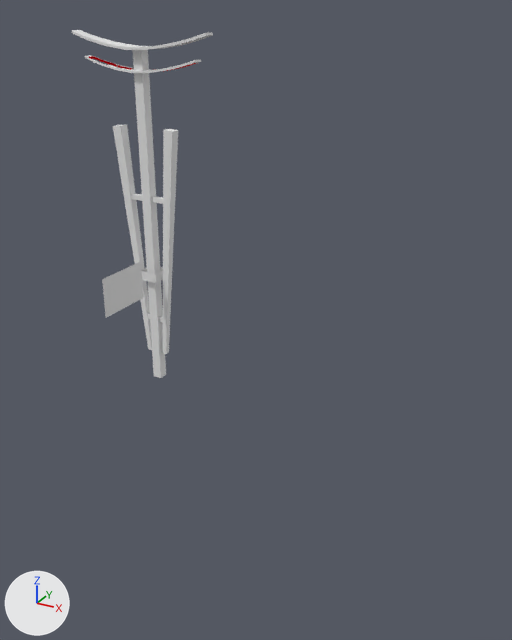
The Blender file Props/StreetLights.blend as it was, and as the next commit left it.
The view is the same before and after, from a 50 mm lens placed at (4.32, -5.63, 3.75), pointed at (1.74, -0.95, 1.4). Arrows for +X, +Y and +Z are at lower left; the lights stay in place.

Before the edit, the objects in view are built like this:
```python
me_cube_001_cube_001 = bpy.data.meshes.new('Cube.001_Cube.001')
me_cube_001_cube_001.from_pydata(...)  # 368 vertices, 748 faces; spans x -0.76..0.76, y -0.12..0.12, z 0.0..3.56
# faces by material slot: [96, 652]
me_cube_001_cube_001.materials.append(mat_m_streetslights_lights)  # red #e70005
me_cube_001_cube_001.materials.append(mat_m_streetslights_body)  # white #e7e7e7
me_plane_001_plane_001 = bpy.data.meshes.new('Plane.001_Plane.001')
me_plane_001_plane_001.from_pydata([(0.0, -0.2, 1.4), (0.0, -0.8, 1.4), (0.0, -0.8, 1.0), (0.0, -0.2, 1.0)], [], [(0, 1, 2), (2, 3, 0)])
me_plane_001_plane_001.materials.append(mat_m_streetslights_pannel)  # white #e7e7e7
ob_cube_001_cube_001 = bpy.data.objects.new('Cube.001_Cube.001', me_cube_001_cube_001)
ob_cube_001_cube_001.location = (0.0, 0.0, 0.0)
_m = ob_cube_001_cube_001.modifiers.new('Triangulate', 'TRIANGULATE')
ob_plane_001_plane_001 = bpy.data.objects.new('Plane.001_Plane.001', me_plane_001_plane_001)
ob_plane_001_plane_001.location = (0.0, 0.0, 0.0)
_m = ob_plane_001_plane_001.modifiers.new('Triangulate', 'TRIANGULATE')
```
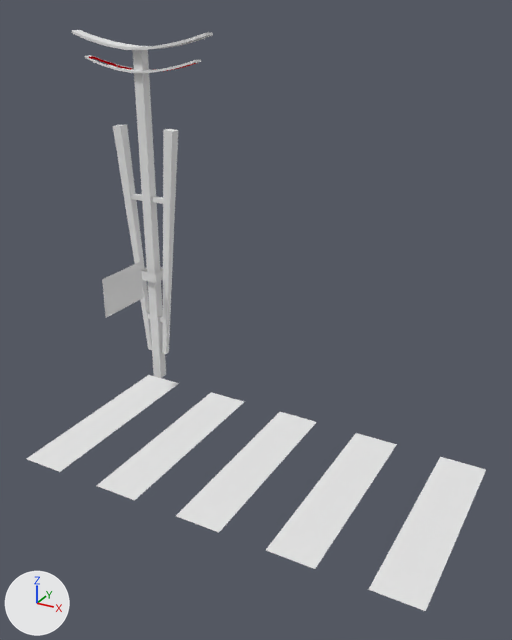
What changed in the scene script:
```text
Add mat_m_streetslights_crosswalk:
    mat_m_streetslights_crosswalk = diffuse_material('M_StreetsLights_Crosswalk')
    mat_m_streetslights_crosswalk.base_color = (0.8, 0.8, 0.8)  # white #e7e7e7
Add me_plane_001_plane_000:
    me_plane_001_plane_000.from_pydata([(0.4, -0.2, 0.1), (0.4, -2.0, 0.1), (0.0, -2.0, 0.1), (0.0, -0.2, 0.1), (1.6, -0.2, 0.1), (1.6, -2.0, 0.1), (2.0, -2.0, 0.1), (2.0, -0.2, 0.1), (1.2, -0.2, 0.1), (1.2, -2.0, 0.1), (0.8, -2.0, 0.1), (0.8, -0.2, 0.1), (2.4, -0.2, 0.1), (2.4, -2.0, 0.1), (2.8, -2.0, 0.1), (2.8, -0.2, 0.1), (3.2, -0.2, 0.1), (3.2, -2.0, 0.1), (3.6, -2.0, 0.1), (3.6, -0.2, 0.1)], [], [(2, 3, 0, 1), (5, 4, 7, 6), (10, 11, 8, 9), (13, 12, 15, 14), (17, 16, 19, 18)])
    me_plane_001_plane_000.materials.append(mat_m_streetslights_crosswalk)  # white #e7e7e7
Add ob_plane_001_plane_000:
    ob_plane_001_plane_000 = bpy.data.objects.new('Plane.001_Plane.000', me_plane_001_plane_000)
    ob_plane_001_plane_000.location = (0.0, 0.0, 0.0)
```

Location of each change, [x1, y1, x2, y2] in pixels of the pictures (512 x 640 px):
'Plane.001_Plane.000', added: after [27, 375, 486, 611]
